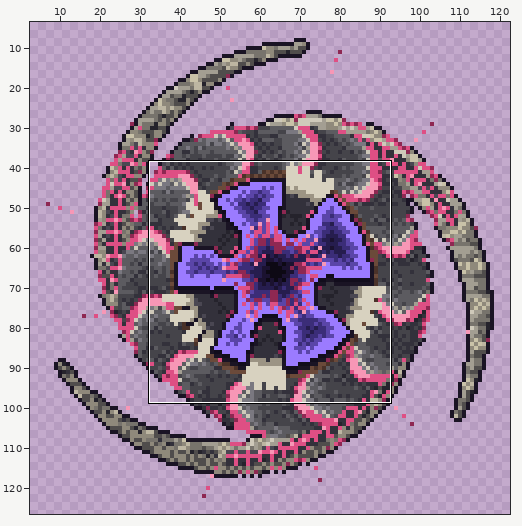
Two states of a pixel-art file, tools/art/creatures/wyrm_arquetipo/wyrm_arquetipo_portrait.aseprite. Above, an overview of the earlier version with the close-up marked.
Close-up. Before the commit:
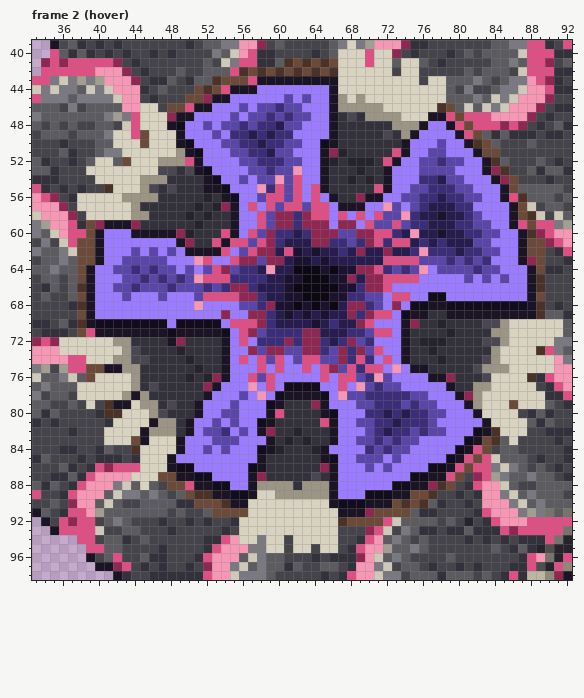
128x128 pixels, 4 frames. Colours within 5 levels of each other are drawn and written as one. Shown: frame 2 (hover): x 33..92, y 39..98. The wide view leaves out empty margins. The commit also changed other frames or places, which this record leaves out.
Now the later version:
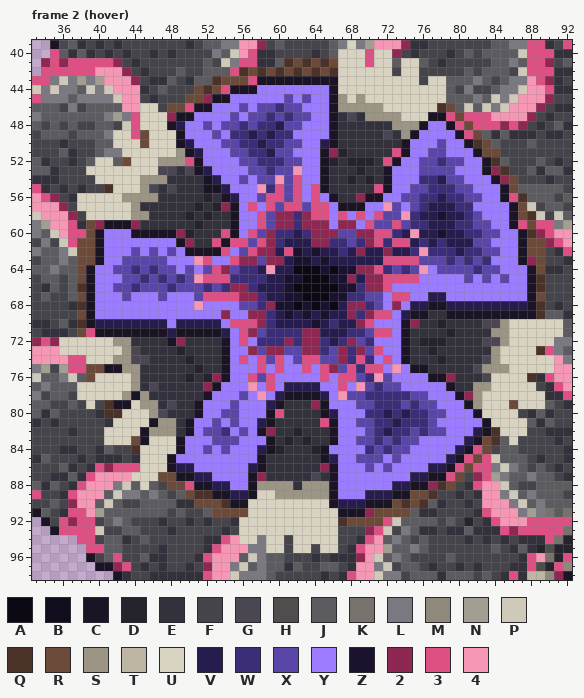
Palette (. is transparent): A #0d0914  B #120d1c  C #1a1424  D #25232c  E #33313b  F #45444a  G #4a4752  H #504d4c  J #5c5b60  K #77736c  L #7a7880  M #8f897b  N #a39e92  P #cfc9ba  Q #4a3229  R #6b4a3a  S #9c9484  T #bdb6a2  U #d8d2c0  V #261d4e  W #3b2d78  X #5a45a8  Y #9b7bff  Z #1b1230  2 #8e2852  3 #de4f84  4 #f797b6
Difference:
--- frame 2 (hover), layer "corpo"
@@ x 47..67 @@
 47 U2CCYYYYXYXXWXWXXYYCE
-48 UCBYYXYXXWXWWVXXYYYCE
+48 UCVYYXYXXWXWWVXXYYYCE
 49 UUCYYYXYWWVWVWWYYYYCE
-50 UUCBYYYXXWWVWWXXYYBCE
-51 UUSCBYYYXXWWVXXYYYC2D
+50 UUCVYYYXXWWVWWXXYYVCE
+51 UUSCVYYYXXWWVXXYYYC2D
 52 SSS3CYYYYXXWWWXXYYCDE
-53 GGEGCBYYYYXXWXX4YYCEE
-54 SEEEECBYYXYXX4X3YYCEE
-55 EGEEECCBYYY4W3X3Y3CEE
-56 EEEEEDECBYYX33X3Y3YCE
+53 GGEGCVYYYYXXWXX4YYCEE
+54 SEEEECVYYXYXX4X3YYCEE
+55 EGEEECCVYYY4W3X3Y3CEE
+56 EEEEEDECVYYX33X3Y3YCE
 57 EEEEDED2CY3Y3X33X33YC
@@ x 33..92 @@
 66 FEJFJQCYYXXWXXXWXXXWXW22WVVVZAAAAAZZW223YYYYYYYYYYYYYYYCQFFF
-67 FJFFJRCYYYXYYYXYYYX333322WVVZZAAAZZWWXXY33YYBBYYYYYYYYYCRFFF
-68 FFFFEQCYYYYYYYYYYY4YYYYXXW2ZZAZAZAV22WXY2YBBCCBBBBBBBBBCQFEF
-69 FFFFFRCYYYYYYYYYYYYYY2YY22WVZVZVZVV2W233YBCCEECCCCCCCCCCQJJE
-70 EEFJEQCBBBBBBBBYBBBBBY3332WVVVVZVWVV23YYYC2EEDEEEEGGSUUUUUUJ
-71 FEEEFR3CCCCCCCCBCCCCCBY32XWWWW22VVVWWX33YCEEEEDEEEESSUUUUUUJ
+67 FJFFJRCYYYXYYYXYYYX333322WVVZZAAAZZWWXXY33YYVVYYYYYYYYYCRFFF
+68 FFFFEQCYYYYYYYYYYY4YYYYXXW2ZZAZAZAV22WXY2YVVCCVVVVVVVVVCQFEF
+69 FFFFFRCYYYYYYYYYYYYYY2YY22WVZVZVZVV2W233YVCCEECCCCCCCCCCQJJE
+70 EEFJEQCVVVVVVVVYVVVVVY3332WVVVVZVWVV23YYYC2EEDEEEEGGSUUUUUUJ
+71 FEEEFR3CCCCCCCCVCCCCCVY32XWWWW22VVVWWX33YCEEEEDEEEESSUUUUUUJ
 72 232UUUUUUSSEEEEC2EEEECY3YWWW2W22WVW2XWYYYCEDDDEEEEGGSUUUUULL
@@ x 47..84 @@
 76 EEEDED2CYY3X3YYYYY3Y33XW4XYYYYCC2EEEGU
-77 EEEEE2CYYY4Y3YBBBBYY3Y4XWXXYYYYYCEESSU
-78 EEEEECYYYXY4YBCCCCBY4XXWWWWWXXYYYC2SUU
-79 EGEECYYYXYYYBCEEE2CYYYXXWWWXWXXYYYCSUU
-80 GEEECYYXXYYYC3EEEECBYYYWWVWVWWXXYYYCUU
-81 SSECYYXYXYYBCEEEEE3CYYXXWWVWWWXYYYYYCU
-82 SSECYXXWYXYC2EEDEEECYYYXWVWWXWXXYYYBCQ
-83 UUCYYYXXXYYYCEDEDEECYYXXWXWXXYYYYYBCRQ
-84 UUCYYXYXYYYBCDEEEDCYYYYWXWXXYYYYYBC3RF
-85 UCYYYYYYYYYCEEEEEECBYYXXXYXYYYYYBC3R3P
-86 UCBBYYYYYYBCEEEEEE2CYYYXYXYYYYBBC3R33L
-87 RRCCBBYYYYC2EEEEEGECYYYYYYYYBBCC3RF23N
-88 FRR3CCBBYYCSSSSESSSCYYYYYYBBCC2QRFE344
-89 JFJRQQCCBBCUUSSSSSSCYYYBBBCCRRQFFEFE44
-90 JJEERRRQCCUUUUUUUUUCBBBCCCRQRQJEFFEF44
+77 EEEEE2CYYY4Y3YVVVVYY3Y4XWXXYYYYYCEESSU
+78 EEEEECYYYXY4YVCCCCVY4XXWWWWWXXYYYC2SUU
+79 EGEECYYYXYYYVCEEE2CYYYXXWWWXWXXYYYCSUU
+80 GEEECYYXXYYYC3EEEECVYYYWWVWVWWXXYYYCUU
+81 SSECYYXYXYYVCEEEEE3CYYXXWWVWWWXYYYYYCU
+82 SSECYXXWYXYC2EEDEEECYYYXWVWWXWXXYYYVCQ
+83 UUCYYYXXXYYYCEDEDEECYYXXWXWXXYYYYYVCRQ
+84 UUCYYXYXYYYVCDEEEDCYYYYWXWXXYYYYYVC3RF
+85 UCYYYYYYYYYCEEEEEECVYYXXXYXYYYYYVC3R3P
+86 UCVVYYYYYYVCEEEEEE2CYYYXYXYYYYVVC3R33L
+87 RRCCVVYYYYC2EEEEEGECYYYYYYYYVVCC3RF23N
+88 FRR3CCVVYYCSSSSESSSCYYYYYYVVCC2QRFE344
+89 JFJRQQCCVVCUUSSSSSSCYYYVVVCCRRQFFEFE44
+90 JJEERRRQCCUUUUUUUUUCVVVCCCRQRQJEFFEF44
 91 JFJFFJRRRRUUUUUUUUUUCCC2RRRRJEEFFFFE34
